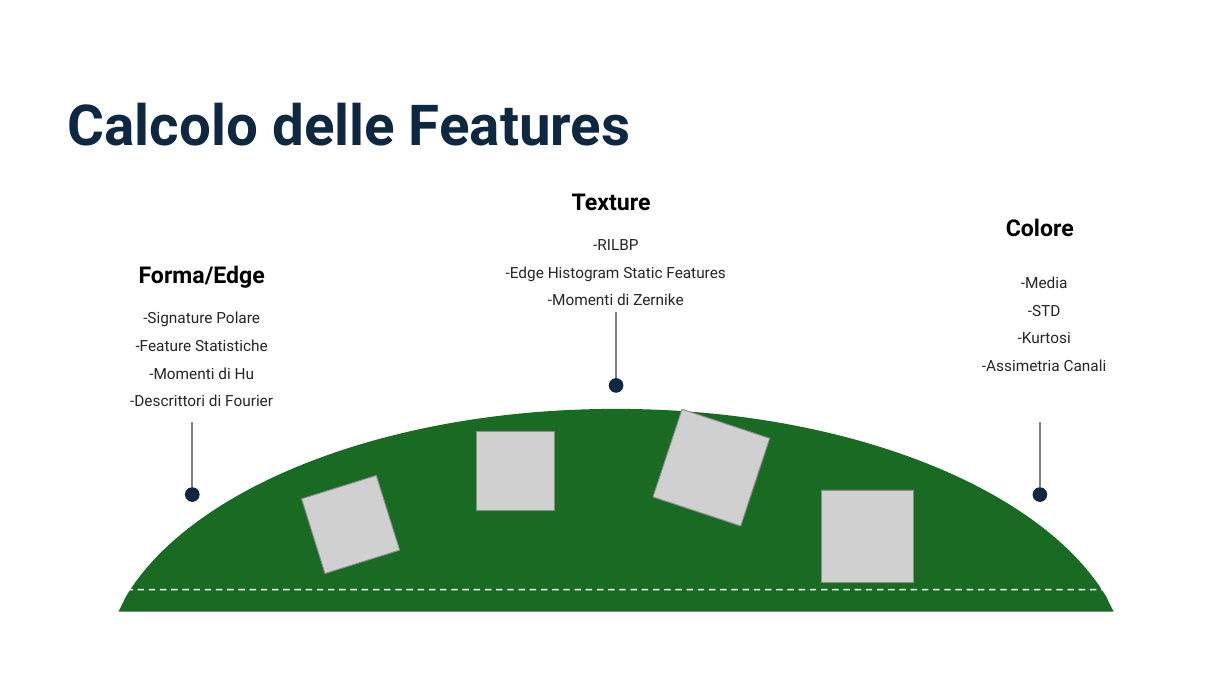
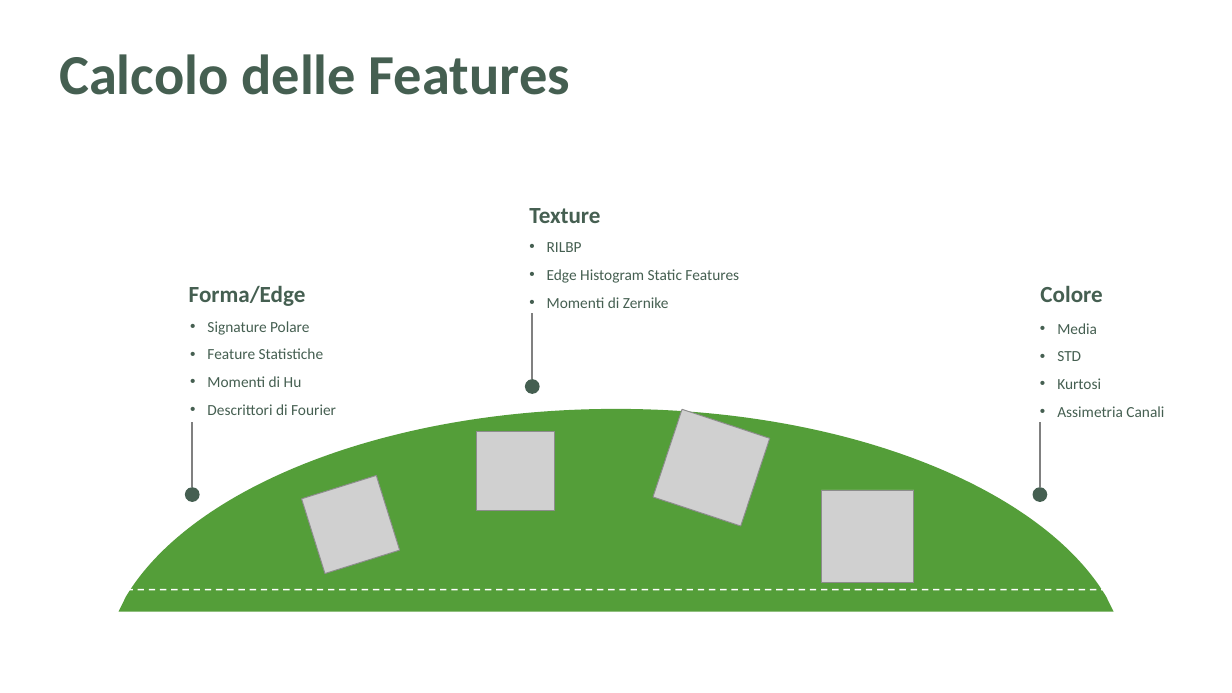
Before and after one commit to aleeteo/leaf_ID, a slide deck: slide 15 of presentazione/ProjectLeafWIP.pptx (slide 16 before the commit). Drawn at 1232x693 pixels with LibreOffice and Linux fonts; fonts in the diff are those of the drawing; grey boxes stand for pictures. Boxes give left, top, right and bottom in pixels: in the first picture for what was removed or moved away, otherwise in the second. Text is boxed around its words. In the diff, an @@ line names an element or a change of style, - is before the commit and + after.

```diff
--- a/presentazione/ProjectLeafWIP.pptx
+++ b/presentazione/ProjectLeafWIP.pptx
@@ title "Calcolo delle Features": place and size @@
-title "Calcolo delle Features" at (68,102,630,146)
+title "Calcolo delle Features" at (59,54,570,95)
@@ title "Calcolo delle Features" at (59,54,570,95): font Roboto to Calibri, text colour #0E2841 to #455F51 @@
@@ text "Texture": place and size @@
-text "Texture" at (572,193,651,211)
+text "Texture" at (529,208,600,223)
@@ text at (547,242,739,308): text changed; font Roboto to Calibri; text colour #262626 to #455F51 @@
--RILBP
--Edge Histogram Static Features
--Momenti di Zernike
+• RILBP
+• Edge Histogram Static Features
+• Momenti di Zernike
@@ text "Forma/Edge": place and size @@
-text "Forma/Edge" at (139,265,265,288)
+text "Forma/Edge" at (189,286,306,306)
@@ font Roboto to Calibri, text colour #000000 to #455F51; alignment centre to left in 3 elements at (189,286,306,306), (529,208,600,223), (1040,286,1102,302) @@
@@ text "Colore": place and size @@
-text "Colore" at (1006,218,1074,237)
+text "Colore" at (1040,286,1102,302)
@@ text at (207,321,336,415): text changed; font Roboto to Calibri; text colour #262626 to #455F51 @@
--Signature Polare
--Feature Statistiche
--Momenti di Hu
--Descrittori di Fourier
+• Signature Polare
+• Feature Statistiche
+• Momenti di Hu
+• Descrittori di Fourier
@@ text at (1057,323,1164,417): text changed; font Roboto to Calibri; text colour #262626 to #455F51 @@
--Media
--STD
--Kurtosi
--Assimetria Canali
+• Media
+• STD
+• Kurtosi
+• Assimetria Canali
@@ 2 ellipses, 1 line: place and size @@
-2 ellipses, 1 line at (609,312,624,393)
+2 ellipses, 1 line at (525,313,540,394)
@@ fill #0E2841 to #455F51 in 6 elements at (185,487,200,502), (188,490,197,499), (1032,487,1047,502), (1035,490,1044,499), (525,379,540,394), (528,382,537,391) @@
@@ freeform shape at (118,409,1114,612): fill #196B24 to #549E39 @@
```
Also in this commit, not shown: 28 other slides changed, 10 slides added, 4 slides removed.
